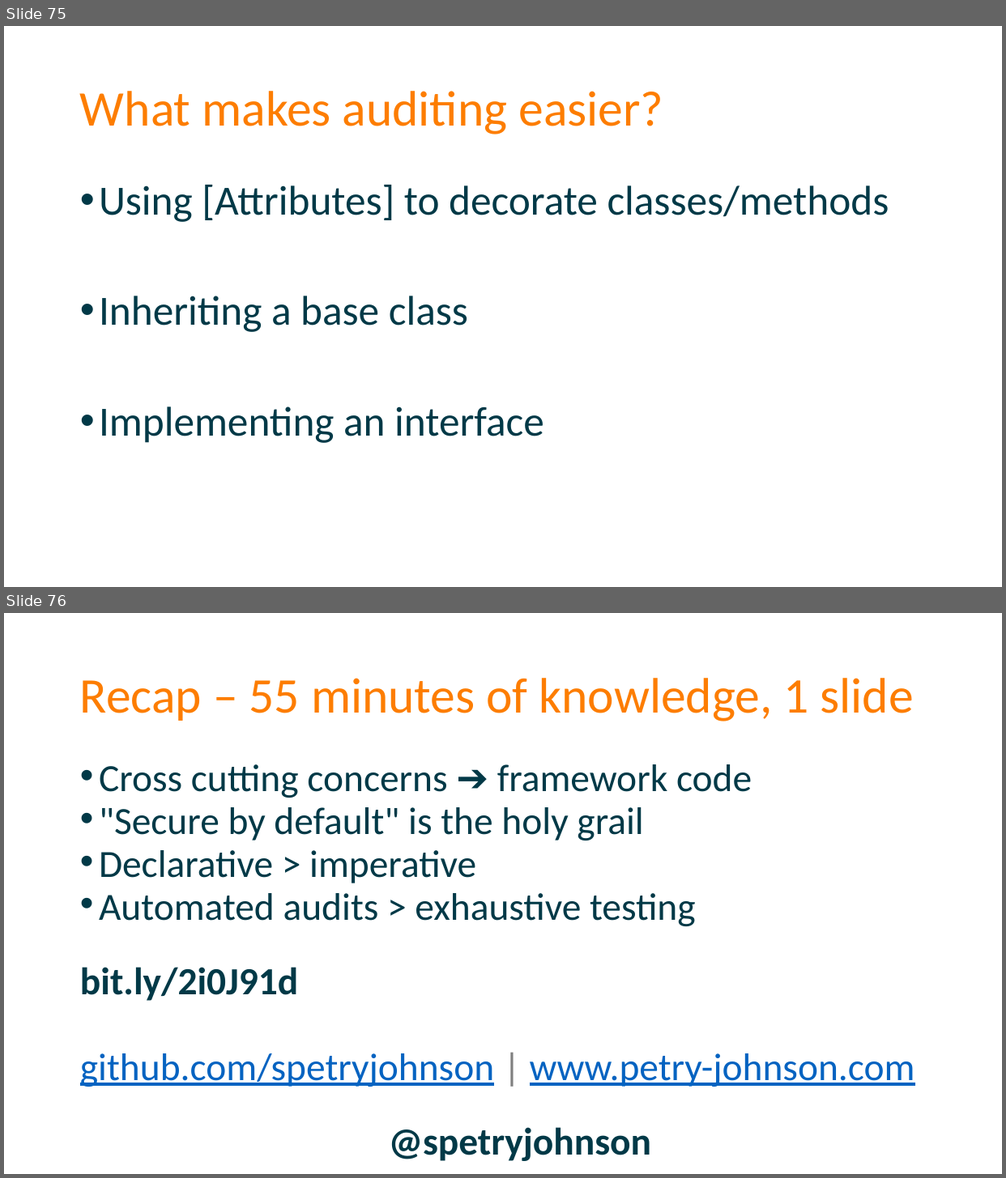
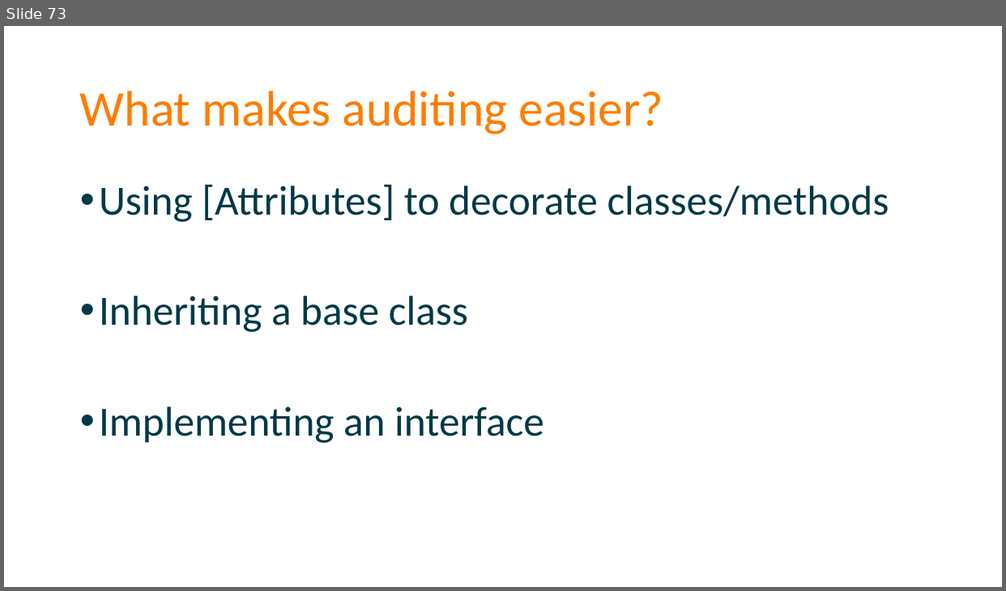
Before and after one commit to spetryjohnson/Talk---Dont-Write-Secure-Code-Design-Secure-Systems, a slide deck: Secure Systems - CodeMash 2017.pptx. Shown one above the other, each under a label of ours: slides 75 and 76 before the commit, slide 73 after it. The pictures are 1006x1178 and 1006x591 pixels, drawn with LibreOffice and Linux fonts; fonts in the diff are those of the drawing. Boxes give left, top, right and bottom in pixels: in the first picture for what was removed or moved away, otherwise in the second. Text is boxed around its words. In the diff, an @@ line names an element or a change of style, - is before the commit and + after.

Commit message:
Cleanup up recap and last slide

```diff
--- a/Secure Systems - CodeMash 2017.pptx
+++ b/Secure Systems - CodeMash 2017.pptx
@@ slide 76 removed at <box>4,613,1002,1174</box>, background #FFFFFF @@
@@ title removed at <box>80,678,914,722</box> @@
-Recap – 55 minutes of knowledge, 1 slide
@@ text removed at <box>80,764,915,1161</box> @@
-• Cross cutting concerns ➔ framework code
-• "Secure by default" is the holy grail
-• Declarative > imperative
-• Automated audits > exhaustive testing
-bit.ly/2i0J91d
-github.com/spetryjohnson | www.petry-johnson.com
-@spetryjohnson
@@ what was slide 75 is now slide 73 @@
```
Also in this commit, not shown: 1 slide changed, 2 slides added, 2 other slides removed, 1 other file.
